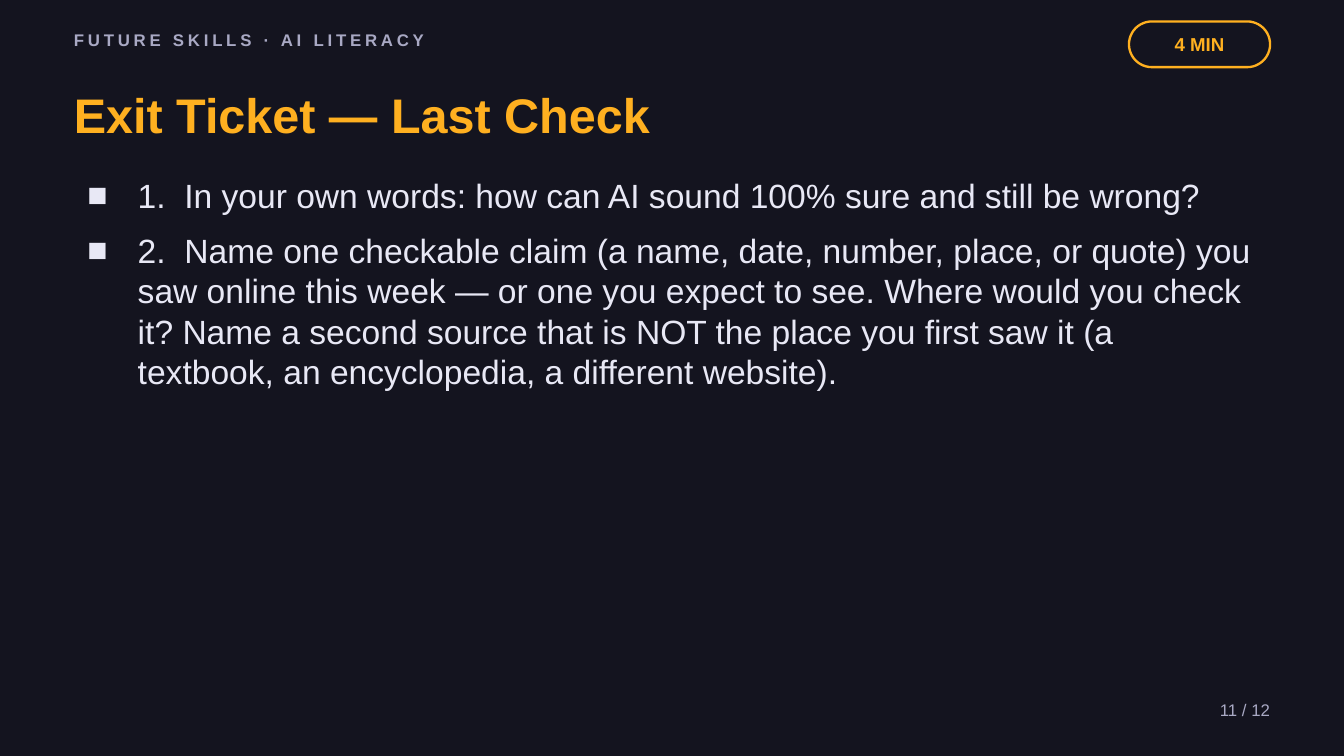
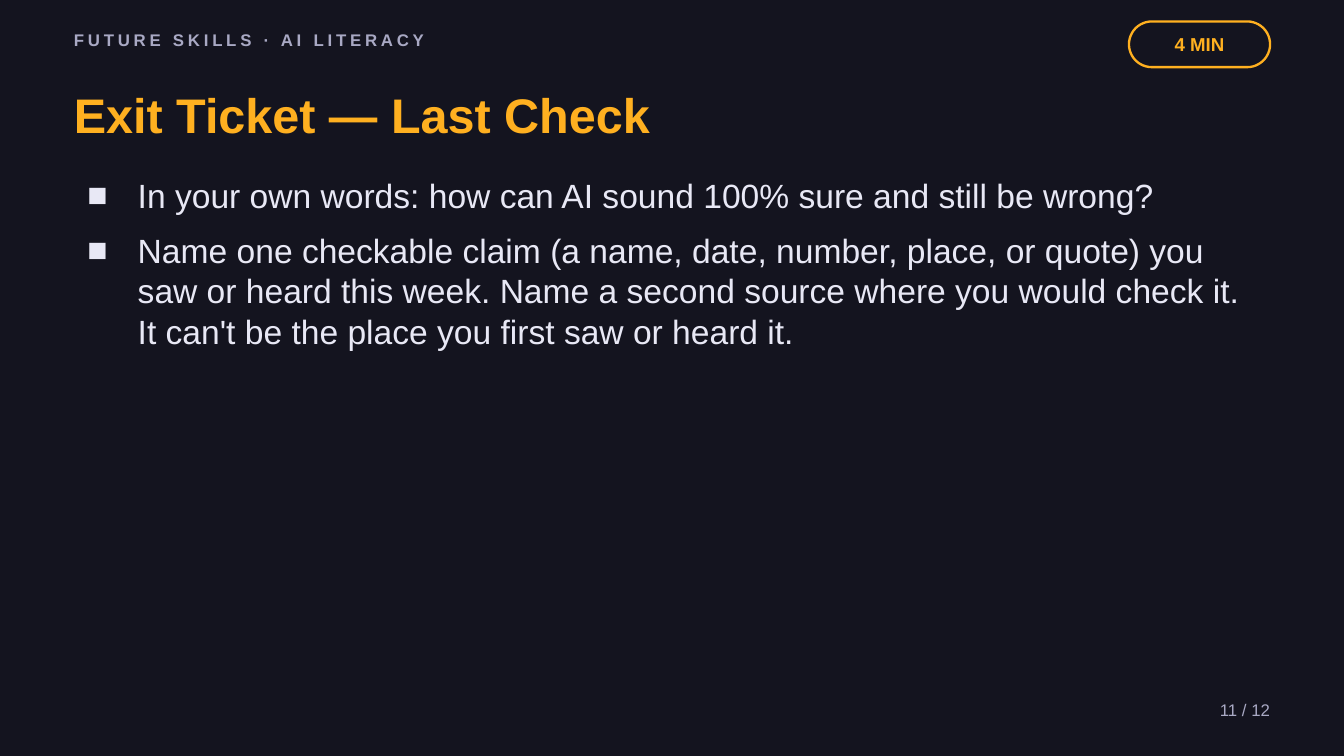
Before and after one commit to phiunit/tptphi, a slide deck: slide 11 of products/ai-fact-check-lab/dist/Hallucination Hunters - Slides.pptx. Drawn at 1344x756 pixels with LibreOffice and Linux fonts; fonts in the diff are those of the drawing. Boxes give left, top, right and bottom in pixels: in the first picture for what was removed or moved away, otherwise in the second. Text is boxed around its words. In the diff, an @@ line names an element or a change of style, - is before the commit and + after.

```diff
--- a/products/ai-fact-check-lab/dist/Hallucination Hunters - Slides.pptx
+++ b/products/ai-fact-check-lab/dist/Hallucination Hunters - Slides.pptx
@@ text at [138, 183, 1239, 350]: text changed @@
-■ 1. In your own words: how can AI sound 100% sure and still be wrong?
-■ 2. Name one checkable claim (a name, date, number, place, or quote) you saw online this week — or one you expect to see. Where would you check it? Name a second source that is NOT the place you first saw it (a textbook, an encyclopedia, a different website).
+■ In your own words: how can AI sound 100% sure and still be wrong?
+■ Name one checkable claim (a name, date, number, place, or quote) you saw or heard this week. Name a second source where you would check it. It can't be the place you first saw or heard it.
```
Also in this commit, not shown: 9 other slides changed, 1 slide added, 1 slide removed, 34 other files.
